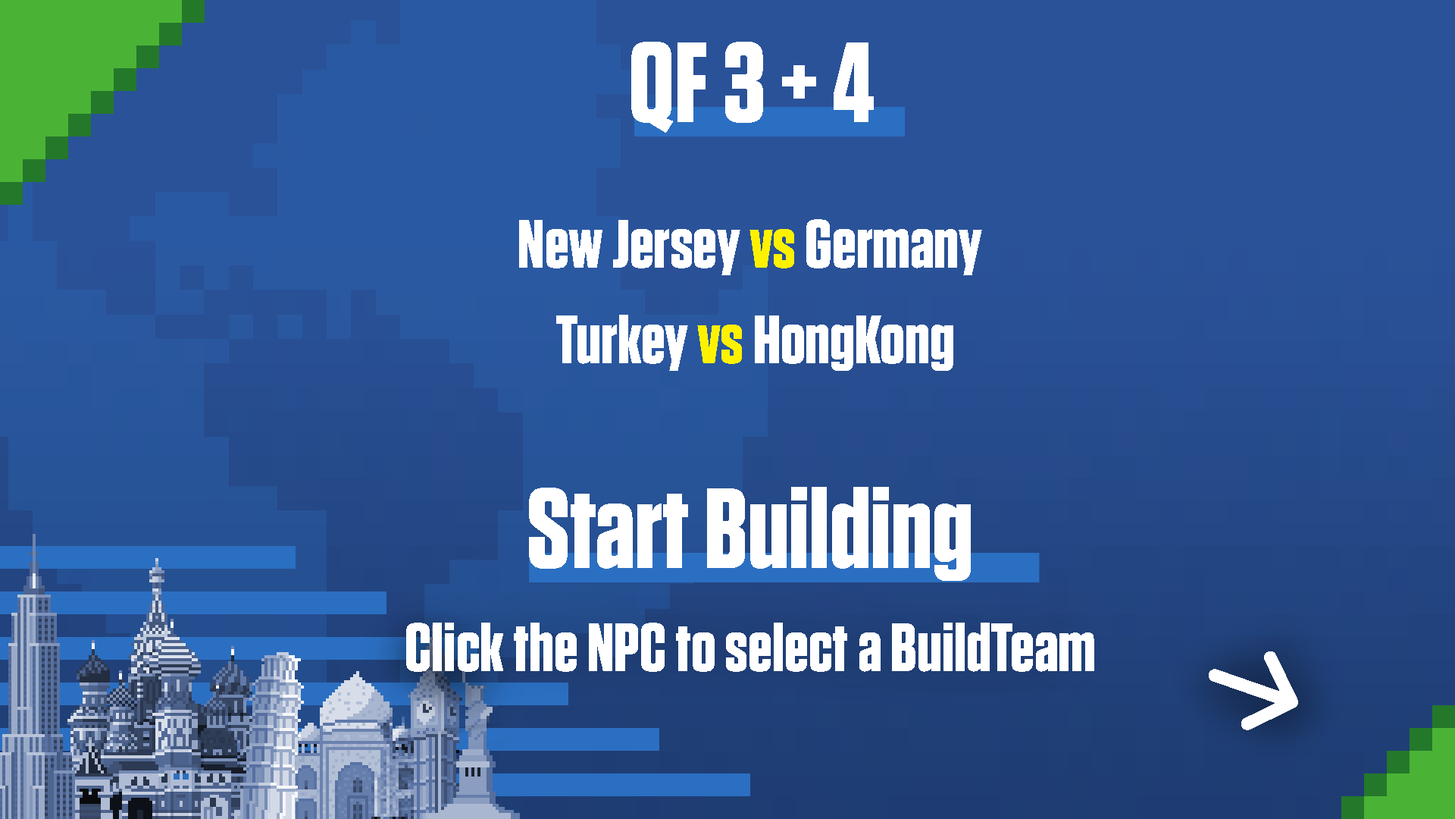
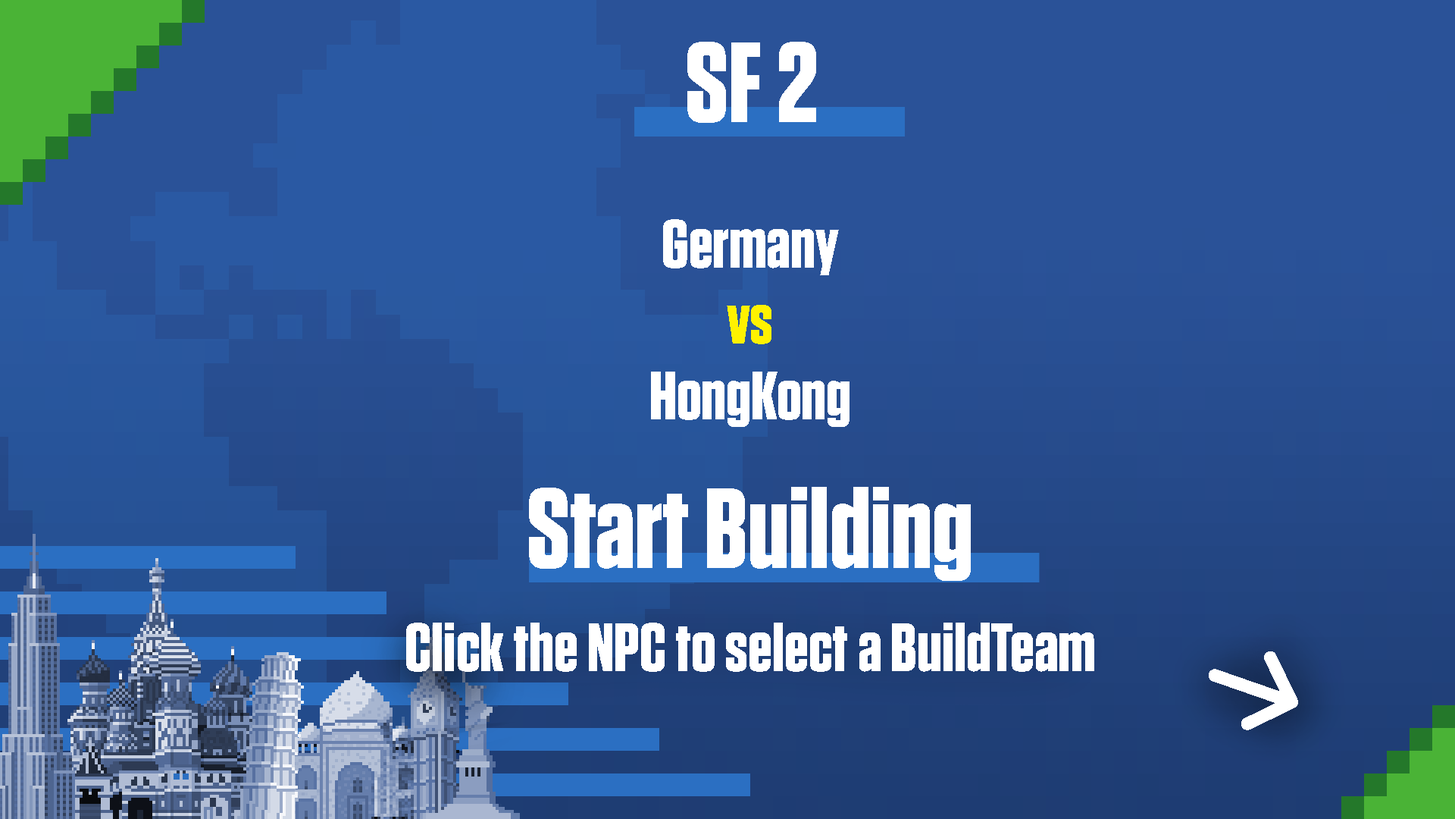
Two versions of the same layered image (1455 x 819). Layer-by-layer changes:
hid "Turkey vs HongKong" over (556, 314, 954, 371)
renamed "New Jersey vs Germany" to "Germany vs HongKong", painted on it over (519, 219, 983, 427)
renamed "QF 3 + 4" to "SF 2", painted on it over (631, 41, 874, 133)
